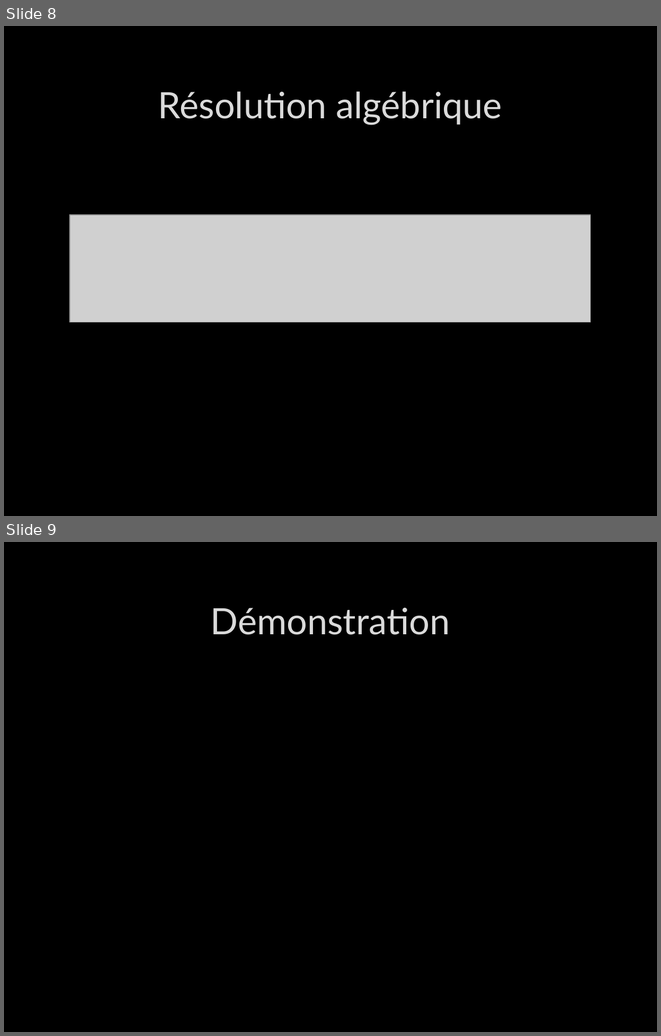
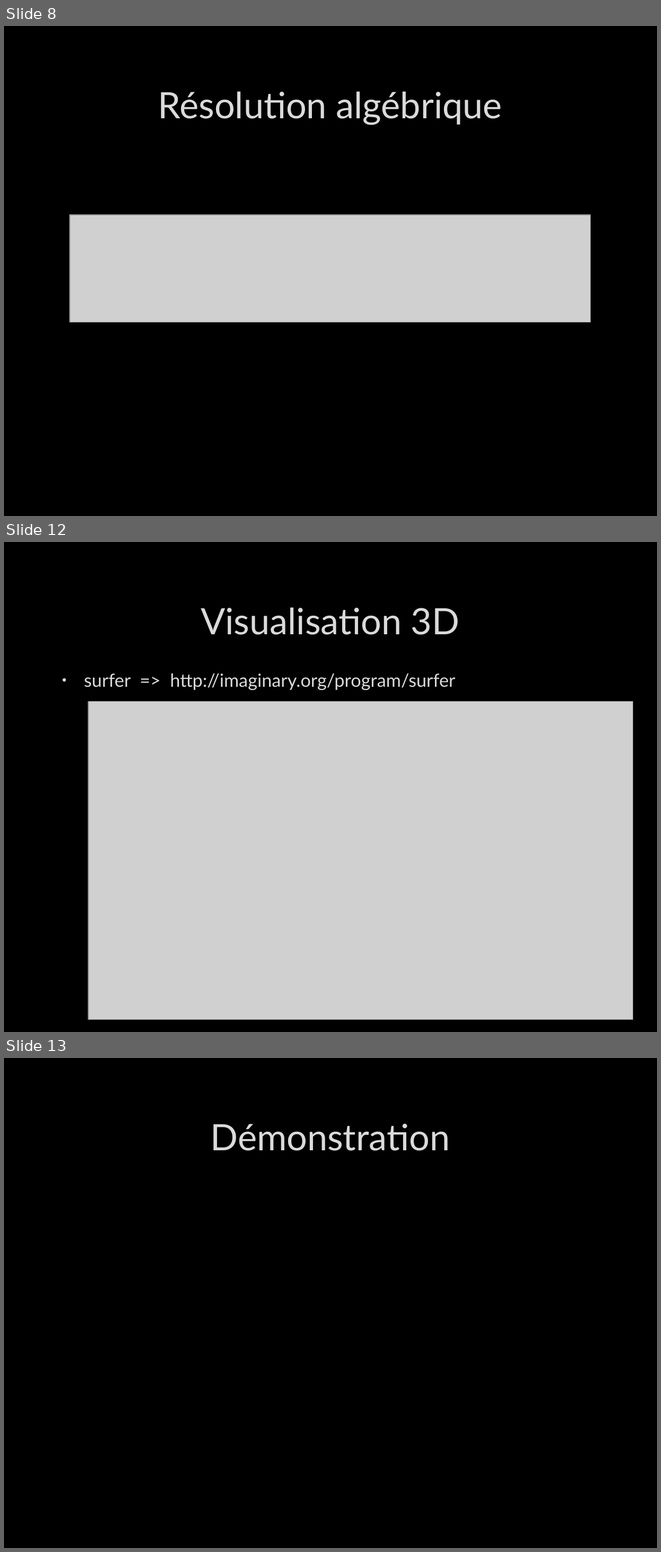
Before and after one commit to bastou2316/p2-java, a slide deck: Projet Hes d'été/4. Cloture/Présentation NSolver v2.pptx. Shown one above the other, each under a label of ours: slides 8 and 9 before the commit, slides 8, 12 and 13 after it; the slides between them are not shown. The pictures are 661x1036 and 661x1552 pixels, drawn with LibreOffice and Linux fonts; fonts in the diff are those of the drawing; grey boxes stand for pictures; background and template pictures are left out. Boxes give left, top, right and bottom in pixels: in the first picture for what was removed or moved away, otherwise in the second. Text is boxed around its words. In the diff, an @@ line names an element or a change of style, - is before the commit and + after.

```diff
--- a/Projet Hes d'été/4. Cloture/Présentation NSolver v2.pptx
+++ b/Projet Hes d'été/4. Cloture/Présentation NSolver v2.pptx
@@ slide 12 added at bbox=[4, 542, 657, 1032], background picture (left out) @@
@@ title added at bbox=[201, 607, 460, 635], 40 pt, text #DADADA @@
+Visualisation 3D
@@ text added at bbox=[84, 673, 455, 690], 20 pt, text #DADADA @@
+• surfer => http://imaginary.org/program/surfer
@@ picture added at bbox=[88, 702, 633, 1020] @@
@@ what was slide 9 is now slide 13 @@
```
Also in this commit, not shown: 1 slide changed, 3 other slides added, 5 other files.
